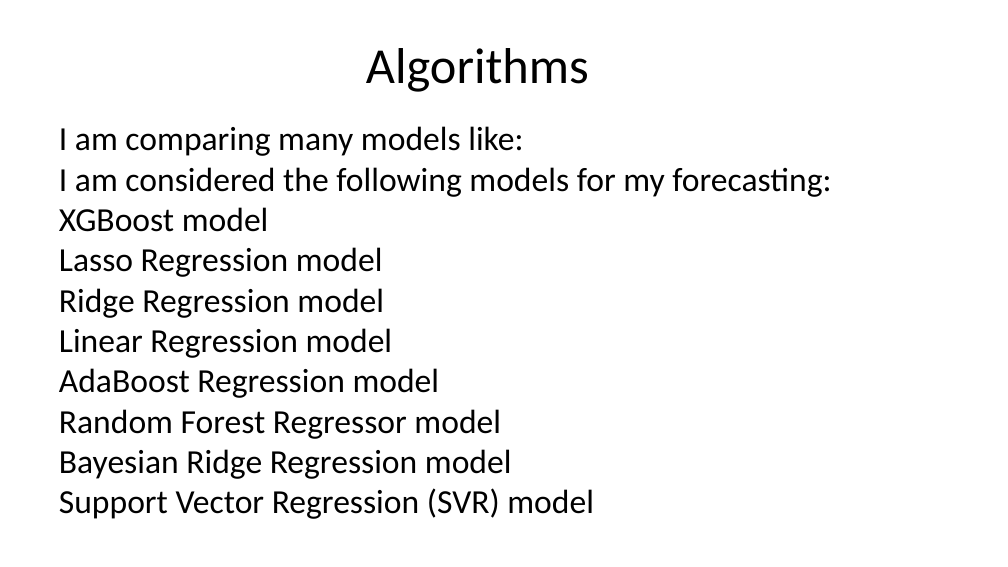
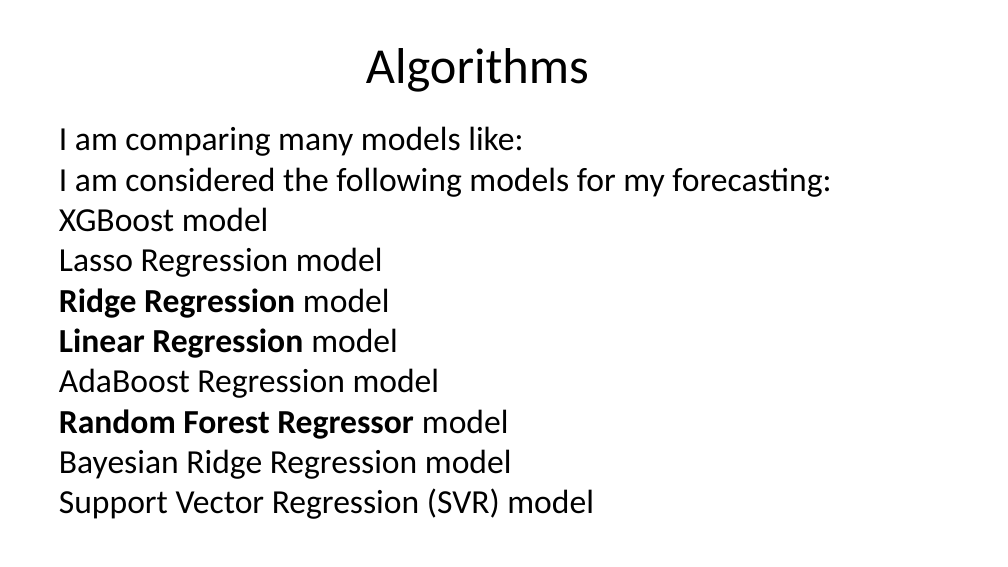
Before and after one commit to Akubue4U/PyProjects, a slide deck: slide 12 of MyBDAThesis/Akubue Simon - Thesis Presentation.pptx. Drawn at 1008x567 pixels with LibreOffice and Linux fonts; fonts in the diff are those of the drawing. Boxes give left, top, right and bottom in pixels: in the first picture for what was removed or moved away, otherwise in the second. Text is boxed around its words. In the diff, an @@ line names an element or a change of style, - is before the commit and + after.

```diff
--- a/MyBDAThesis/Akubue Simon - Thesis Presentation.pptx
+++ b/MyBDAThesis/Akubue Simon - Thesis Presentation.pptx
@@ text at (x1=59, y1=288, x2=509, y2=439): bold on in "Ridge Regression", "Linear Regression", "Random Forest Regressor" @@
```
Also in this commit, not shown: 17 other slides changed, 3 slides removed, 2 other files.
